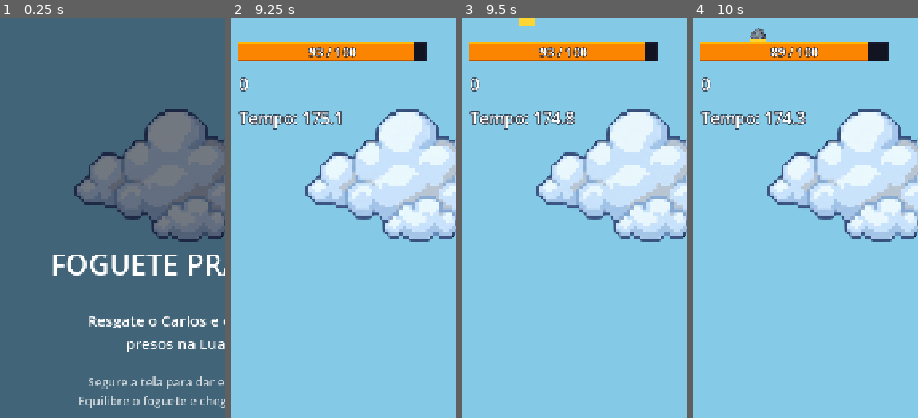
Above: before the commit, frames 1-4 (left to right).
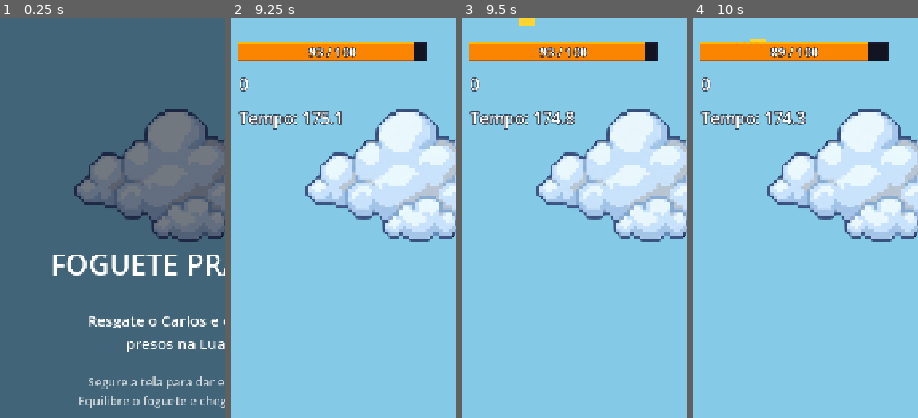
Above: after the commit, the same moments.

Repository: lucasevero/foguete-pra-lua
Game: Godot game, scene res://main.tscn
Same seed, same stepped clock (60 frames per second), same inputs: the game is played once before the commit and once after it.
Inputs (mouse positions are % of the whole screen's width and height, from its top left):
- Up to frame 1 (0.25 s): no input
- Up to frame 2 (9.25 s): click "JOGAR" at 0.5 s; click "Atender" at 1.25 s; click "Pular" at 2 s; click "LOJA" at 2.75 s; click "Fechar" at 3.5 s; click "LOJA" at 4.25 s; click "Fechar" at 5 s; click "LOJA" at 5.75 s; click "Fechar" at 6.5 s; move the mouse to (45, 70) at 7.27 s; click (45, 70) at 7.42 s; drag from (80, 65) to (45, 70) at 8.02 s; move the mouse to (20, 35) at 8.77 s; click (20, 35) at 8.92 s
- Up to frame 3 (9.5 s): no input
- Up to frame 4 (10 s): drag from (55, 50) to (20, 35) at 9.52 s
The pictures show only the part of the screen within x 10-60%, y 0-50%; the shares and areas given below are measured in that part.

Frames 1-3 are identical in both runs. In frame 4, 0.1% of the frame differs, in the area x 25-33%, y 2-6%.

Commit message:
feat: meteoros só quando o céu escurece + dificuldade por tempo (mais e maiores)

Diff:
--- a/asteroid_spawner.gd
+++ b/asteroid_spawner.gd
@@ -1,11 +1,15 @@
 extends Node2D
-## DONO: Dev B — gera asteroides POR DISTÂNCIA de subida (densidade constante por
-## trecho do mapa, imune à velocidade). Nascem acima do topo visível; caem.
+## DONO: Dev B — gera meteoros. Eles só começam quando o CÉU COMEÇA A ESCURECER
+## (altitude), e a dificuldade sobe COM O TEMPO: mais meteoros e maiores.
+## No fundo claro (perto do chão) NÃO nasce nada. Sem mudança de contrato:
+## escuta GameEvents.altitude_changed (0=chão claro, 1=Lua) e game_started.
 
 @export var asteroid_scene: PackedScene
-@export var spawn_distance: float = 220.0   # px de subida entre spawns
-@export var distance_jitter: float = 0.4    # variação aleatória (0 = grade perfeita)
-@export var spawn_margin: float = 60.0      # quão acima do topo da tela nasce
+@export var dark_start_ratio: float = 0.30   # altitude em que o céu escurece → meteoros começam
+@export var base_interval: float = 2.2       # s entre spawns no começo (poucos)
+@export var min_interval: float = 0.35       # s entre spawns na dificuldade máxima
+@export var ramp_time: float = 90.0          # s (de céu escuro) até a dificuldade ~máxima
+@export var spawn_margin: float = 60.0       # quão acima do topo da tela nasce
 
 # 3 tamanhos: textura + escala (a colisão escala junto com o nó).
 const VARIANTS := [
@@ -15,31 +19,58 @@
 ]
 
 var _player: Node2D
-var _next_spawn_y: float
+var _ratio: float = 0.0        # altitude atual (0..1)
+var _elapsed: float = 0.0      # tempo desde que os meteoros começaram
+var _timer: float = 0.0        # conta regressiva até o próximo spawn
 
 func _ready() -> void:
 	_player = get_tree().get_first_node_in_group("player")
-	if _player:
-		_next_spawn_y = _player.global_position.y - spawn_distance
+	GameEvents.altitude_changed.connect(func(r: float) -> void: _ratio = r)
+	GameEvents.game_started.connect(_reset)
+	_reset()
 
-func _process(_delta: float) -> void:
-	# TODO(Dev B): variar spawn_distance por altitude p/ curva de dificuldade
+func _reset() -> void:
+	_ratio = 0.0
+	_elapsed = 0.0
+	_timer = base_interval
+
+func _process(delta: float) -> void:
 	if asteroid_scene == null or _player == null:
 		return
-	# subir = y diminui. spawna cada vez que o player cruza o próximo marco.
-	while _player.global_position.y <= _next_spawn_y:
-		_spawn()
-		var step := spawn_distance * (1.0 + randf_range(-distance_jitter, distance_jitter))
-		_next_spawn_y -= maxf(40.0, step)
+	if _ratio < dark_start_ratio:
+		return                                          # céu ainda claro → sem meteoros
+	_elapsed += delta
+	var diff := clampf(_elapsed / ramp_time, 0.0, 1.0)  # 0 no começo → 1 conforme o tempo passa
+	var interval := lerpf(base_interval, min_interval, diff)
+	_timer -= delta
+	while _timer <= 0.0:
+		_spawn(diff)
+		_timer += interval
 
-func _spawn() -> void:
+func _spawn(diff: float) -> void:
 	var vp := get_viewport()
 	var screen_size := vp.get_visible_rect().size
 	var to_world := vp.get_canvas_transform().affine_inverse()  # tela -> mundo
 	var sx := randf() * screen_size.x
 	var a := asteroid_scene.instantiate()
-	var v: Dictionary = VARIANTS[randi() % VARIANTS.size()]
+	var v: Dictionary = _pick_variant(diff)
 	a.get_node("Sprite").texture = v["tex"]
 	a.scale = Vector2(v["scale"], v["scale"])   # escala colisão junto
 	add_child(a)
 	a.global_position = to_world * Vector2(sx, -spawn_margin)  # acima do topo
+
+func _pick_variant(diff: float) -> Dictionary:
+	# pequeno domina cedo; médio cresce; grande é quadrático (só aparece bem mais tarde).
+	var weights := [
+		maxf(0.05, 1.0 - diff * 1.1),   # pequeno
+		0.25 + diff * 0.5,              # médio
+		diff * diff,                    # grande
+	]
+	var total: float = weights[0] + weights[1] + weights[2]
+	var pick := randf() * total
+	var acc := 0.0
+	for i in range(VARIANTS.size()):
+		acc += weights[i]
+		if pick <= acc:
+			return VARIANTS[i]
+	return VARIANTS[0]
Not shown, changed: .claude/devlog/obstacles.md
